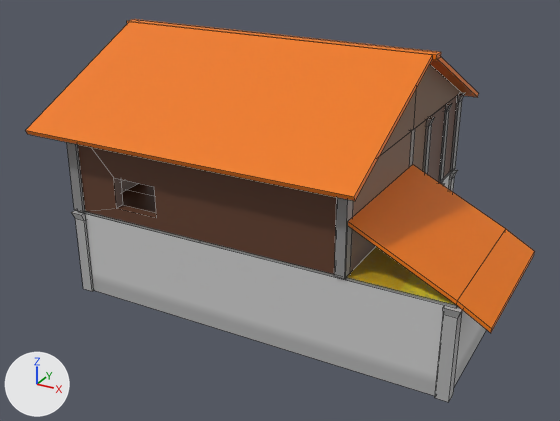
Two versions of the FBX model Assets/Art/sopha/Model/SM_lao_House_Two_Floor.fbx, one commit apart.
Rendered twice from a camera (50 mm lens) standing at (6.87, -14.44, 8.46) and looking at (-0.61, -0.84, 1.66). Every picture has the same lights, and +X, +Y and +Z are marked at lower left. The older version comes first. Mesh edges are drawn as thin lines. Vertices at exactly the same position are counted once.

Names of what the first picture shows: 'Main_Floor_1', 'Main_Floor_2', 'Roof'.
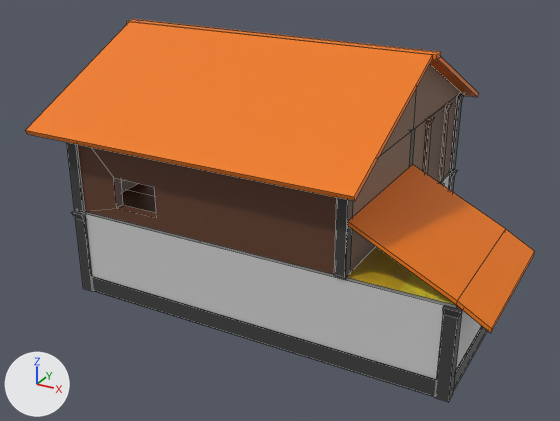
Boxes [x1, y1, x2, y2] around the edits, measured in the pictures (560 x 421 px):
part 1 of me_cube_003, added: after [91, 276, 437, 397]
part 2 of me_cube_003, added: after [454, 326, 487, 389]
part 3 of me_cube_003, surface changed: [71, 169, 462, 402] in both
part 4 of me_cube_036, surface changed: [67, 94, 465, 278] in both

The change, as a list of edits to the scene's bpy script:
```text
Change me_cube_036:
    where me_cube_036.from_pydata(...)  # 288 vertices, 236 faces; spans x -5.26..4.06, y -3.4..3.0, z 1.64..3.74
    used by ob_main_floor_2; location = (0.0, 0.0, 0.0)
    me_cube_036 part 4: texture (UV) coordinates of 82 of 236 faces, centred in x -4.21..2.14, y -3.37..2.98, z 1.74..3.74, changed; they spanned u 0.38..0.79, v 0.45..0.91 and now span u 0.42..0.86, v 0.4..0.99
Change me_cube_003:
    used by ob_main_floor_1; location = (0.0, 0.0, 0.0)
    remove me_cube_003.from_pydata(...)  # 285 vertices, 237 faces; spans x -4.39..4.67, y -3.4..3.0, z -0.08..2.97
    add me_cube_003.from_pydata(...)  # 345 vertices, 287 faces; spans x -4.39..4.67, y -3.4..3.0, z -0.08..2.97
    me_cube_003 part 1: a new loose piece, a box spanning x -3.936..3.864, y -3.324..-3.3, z -0.013..0.342, in mat_m_lao_house_v2 (picture img_t_gradient_light_1_jpg)
    me_cube_003 part 2: a new loose piece, a box spanning x 4.064..4.088, y -3.1..-0.3, z -0.013..0.342, in mat_m_lao_house_v2 (picture img_t_gradient_light_1_jpg)
    me_cube_003 part 3: 109 kept faces spanning x -4.39..4.16, y -3.4..3.0, z -0.08..1.84 get new texture (UV) coordinates
    other edits to the shape of me_cube_003 do not show in these pictures
```
